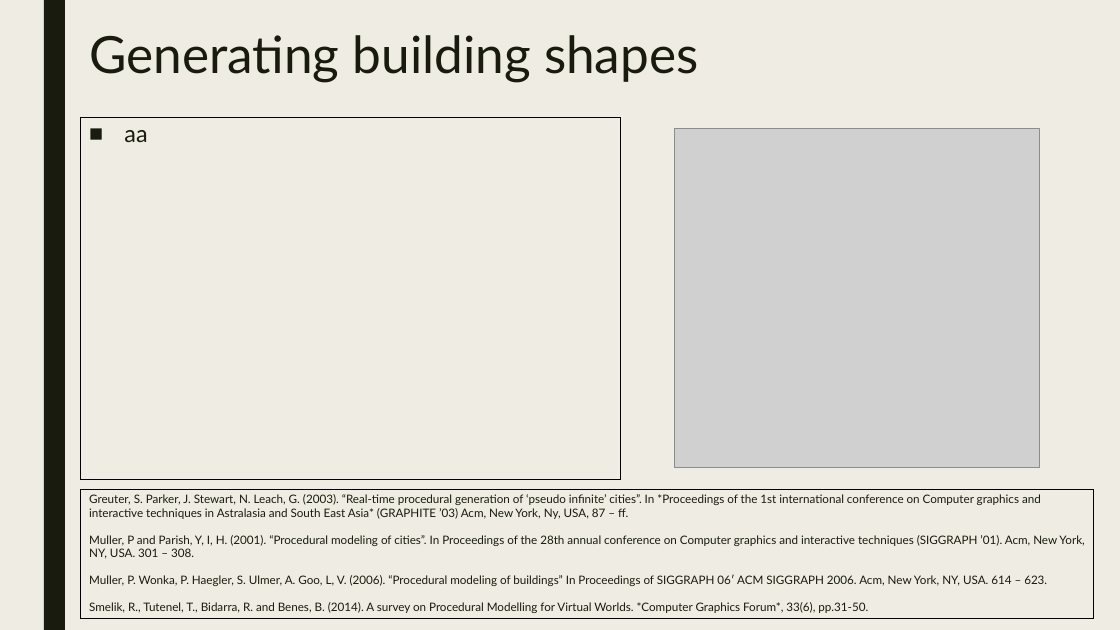
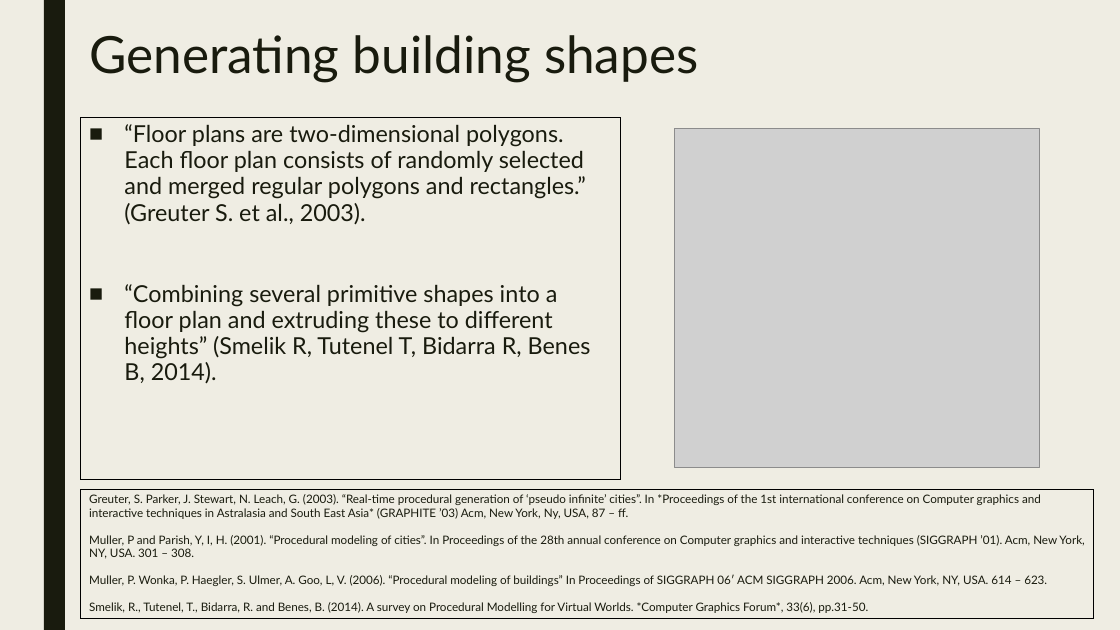
Before and after one commit to JosephBarber96/FinalProject, a slide deck: slide 18 of Presentation.pptx (slide 16 before the commit). Drawn at 1120x630 pixels with LibreOffice and Linux fonts; fonts in the diff are those of the drawing; grey boxes stand for pictures. Boxes give left, top, right and bottom in pixels: in the first picture for what was removed or moved away, otherwise in the second. Text is boxed around its words. In the diff, an @@ line names an element or a change of style, - is before the commit and + after.

```diff
--- a/Presentation.pptx
+++ b/Presentation.pptx
@@ text in rectangle at [124,124,591,384]: text changed @@
-■ aa
+■ “Floor plans are two-dimensional polygons. Each floor plan consists of randomly selected and merged regular polygons and rectangles.” (Greuter S. et al., 2003).
+■ “Combining several primitive shapes into a floor plan and extruding these to different heights” (Smelik R, Tutenel T, Bidarra R, Benes B, 2014).
```
Also in this commit, not shown: 12 other slides changed, 6 slides added, 2 slides removed, 1 other file.
